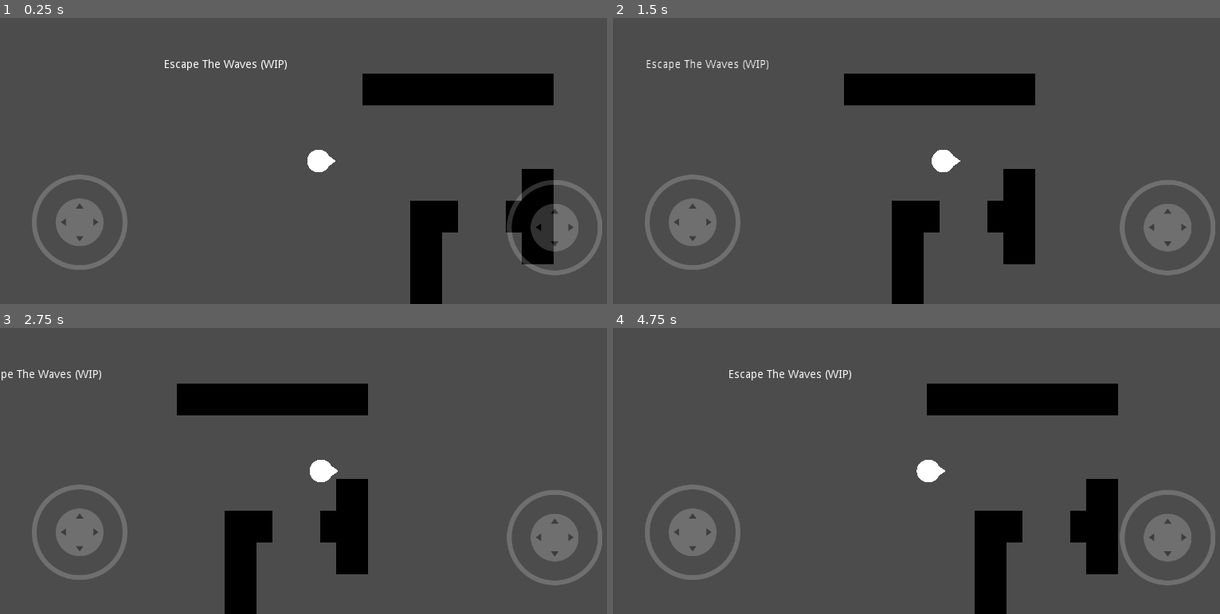
Above: before the commit, frames 1-4 (two rows, left to right).
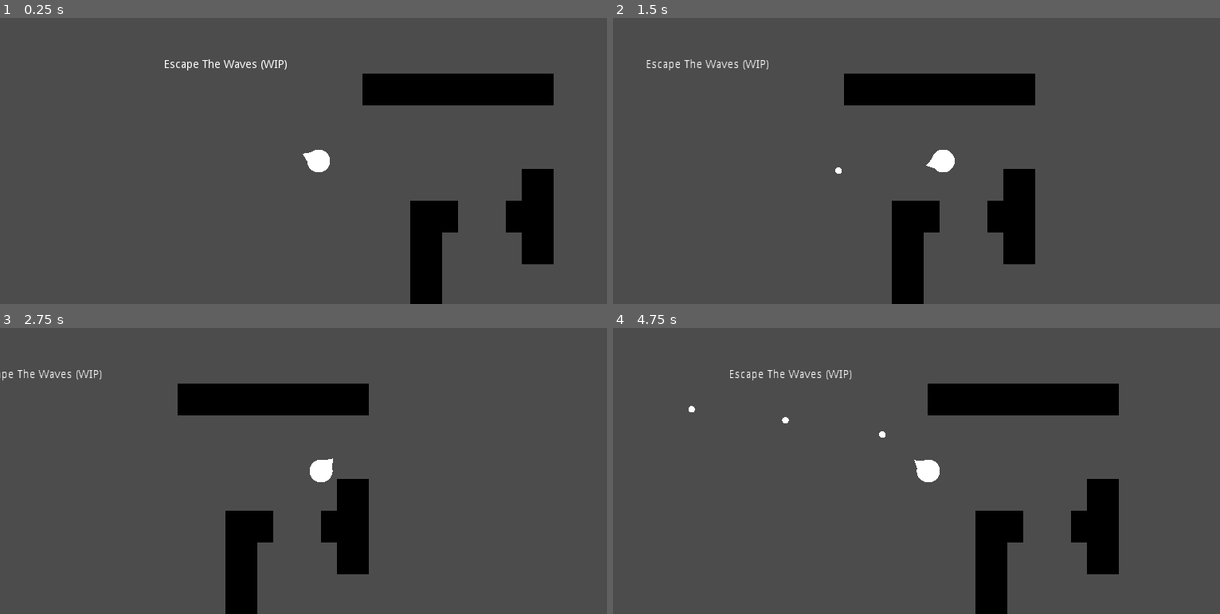
Above: after the commit, the same moments.

Repository: EmilienLeroy/EscapeTheWave
Game: Godot game, scene res://main.tscn
Two runs of this game, one before a commit and one after it. Both use one fixed random seed, a clock stepped at 60 frames per second and the inputs below.
Inputs (mouse positions are in pixels of both pictures, inside the frame that each line leads up to):
- Up to frame 1 (0.25 s): no input
- Up to frame 2 (1.5 s): tap Enter at 0.5 s; move the mouse to (1074, 146) at 0.52 s; hold Right (ui_right) 0.53-1.25 s; click (1074, 146) at 0.67 s; drag from (801, 175) to (898, 218) at 1.27 s
- Up to frame 3 (2.75 s): move the mouse to (382, 408) at 2.02 s; hold Right (ui_right) from 2.03 s (still down); click (382, 408) at 2.17 s
- Up to frame 4 (4.75 s): release Right (ui_right) at 2.75 s; drag from (898, 528) to (740, 428) at 2.77 s; move the mouse to (1122, 513) at 3.52 s; hold Left (ui_left) 3.53-4.25 s; click (1122, 513) at 3.67 s; drag from (740, 428) to (837, 399) at 4.27 s

The runs differ from the first frame. In frame 1, 3.5% of the frame differs, in the area x 5-100%, y 46-90%; in frame 2, 3.5%; in frame 3, 3.9%; in frame 4, 3.9%, in the area x 5-100%, y 14-100%.

Commit message:
✨ Update control depending on the platform
On mobile use the touch control and on desktop it use the mouse and keyboard control

Diff:
--- a/entities/control/control.tscn
+++ b/entities/control/control.tscn
@@ -17,6 +17,7 @@
 rect_scale = Vector2( 0.6, 0.6 )
 rect_pivot_offset = Vector2( 98.926, 100.593 )
 clampzone_size = 50.0
+visibility_mode = 1
 use_input_actions = false
 action_left = "ui_left_touch"
 action_right = "ui_right_touch"
@@ -33,6 +34,7 @@
 rect_pivot_offset = Vector2( 100.407, 99.2963 )
 size_flags_horizontal = 3
 clampzone_size = 50.0
+visibility_mode = 1
 use_input_actions = false
 action_left = "ui_left_touch"
 action_right = "ui_right_touch"
--- a/entities/player/player.gd
+++ b/entities/player/player.gd
@@ -19,8 +19,15 @@
 	if control.right and control.right.is_pressed():
 		rotation = control.right.get_output().angle();
 
+	if !OS.has_touchscreen_ui_hint():
+		look_at(get_global_mouse_position());
+
 func _process(delta):
-	if (control.right and control.right.is_pressed() and Engine.get_idle_frames() % shoot_interval == 0):
+	var is_shoot_frame = Engine.get_idle_frames() % shoot_interval == 0;
+	var is_mouse_pressed = Input.is_mouse_button_pressed(BUTTON_LEFT) and !OS.has_touchscreen_ui_hint();
+	var is_touch_pressed = control.right and control.right.is_pressed();
+
+	if (is_shoot_frame and (is_mouse_pressed or is_touch_pressed)):
 		shoot();
 
 func get_direction_touch(v: Vector2, s: int, d: float):
--- a/project.godot
+++ b/project.godot
@@ -72,10 +72,6 @@
  ]
 }
 
-[input_devices]
-
-pointing/emulate_touch_from_mouse=true
-
 [physics]
 
 common/enable_pause_aware_picking=true
